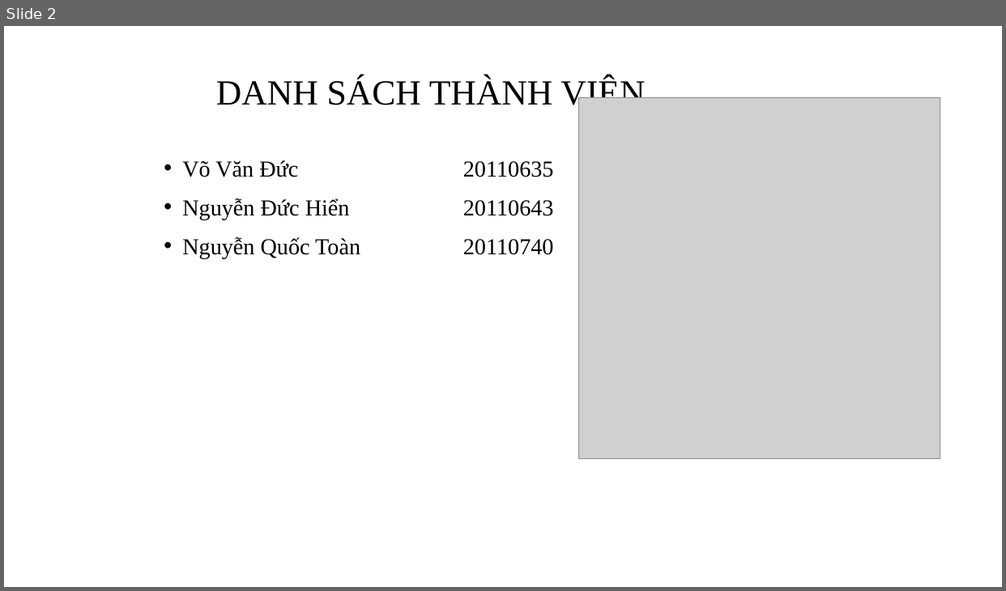
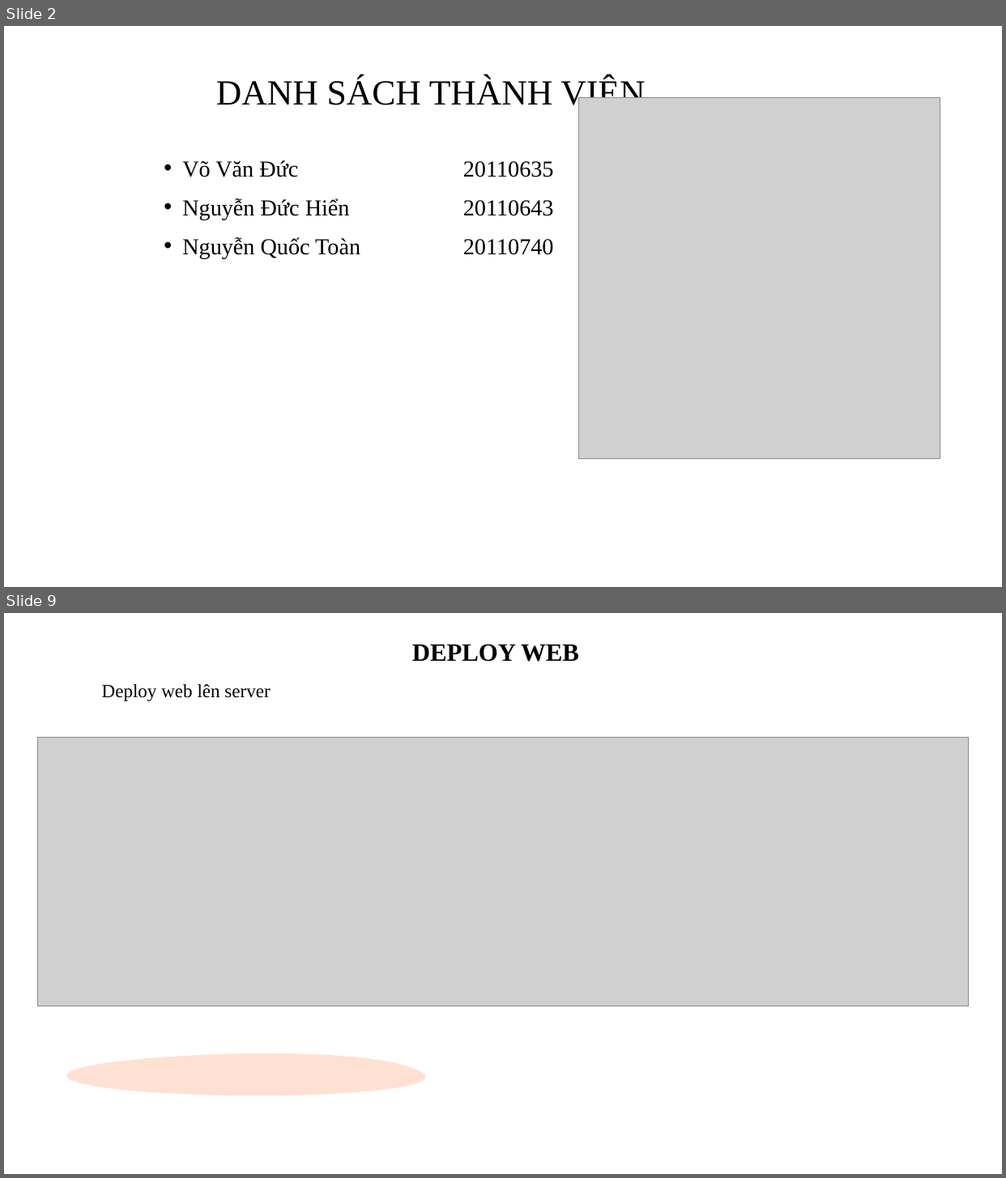
Before and after one commit to DucHienIT/ProjectCloudComputing-RemoteDockerController, a slide deck: Nhom2_thuyetTrinhVideoNhomTruoc.pptx. Shown one above the other, each under a label of ours: slide 2 before the commit, slides 2 and 9 after it; the slides between them are not shown. The pictures are 1006x591 and 1006x1178 pixels, drawn with LibreOffice and Linux fonts; fonts in the diff are those of the drawing; grey boxes stand for pictures. Boxes give left, top, right and bottom in pixels: in the first picture for what was removed or moved away, otherwise in the second. Text is boxed around its words. In the diff, an @@ line names an element or a change of style, - is before the commit and + after.

```diff
--- a/Nhom2_thuyetTrinhVideoNhomTruoc.pptx
+++ b/Nhom2_thuyetTrinhVideoNhomTruoc.pptx
@@ slide 9 added at (4,613,1002,1174), background #FFFFFF @@
@@ subtitle added at (412,644,579,662), 24 pt, text #000000, bold @@
+DEPLOY WEB
@@ text added at (102,684,270,701), 18 pt, text #000000 @@
+Deploy web lên server
@@ picture added at (38,737,968,1006) @@
@@ freeform shape added at (50,1054,454,1097), fill #FFB088 at 37% opacity @@
```
Also in this commit, not shown: 10 other slides added, 10 slides removed.
